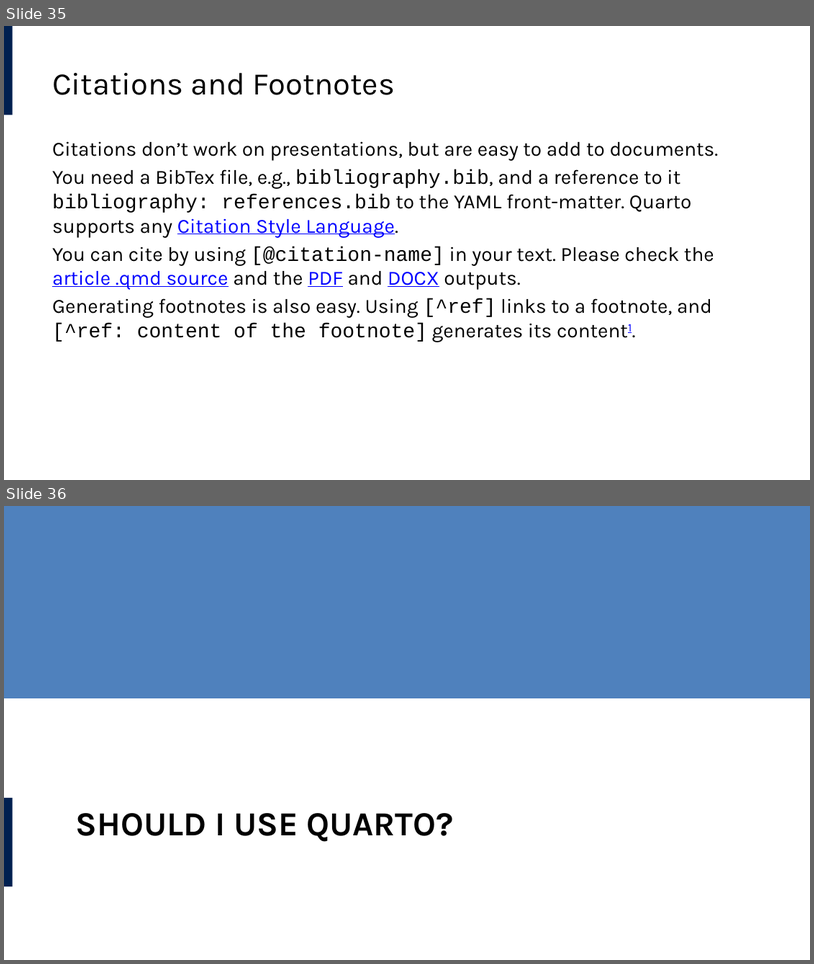
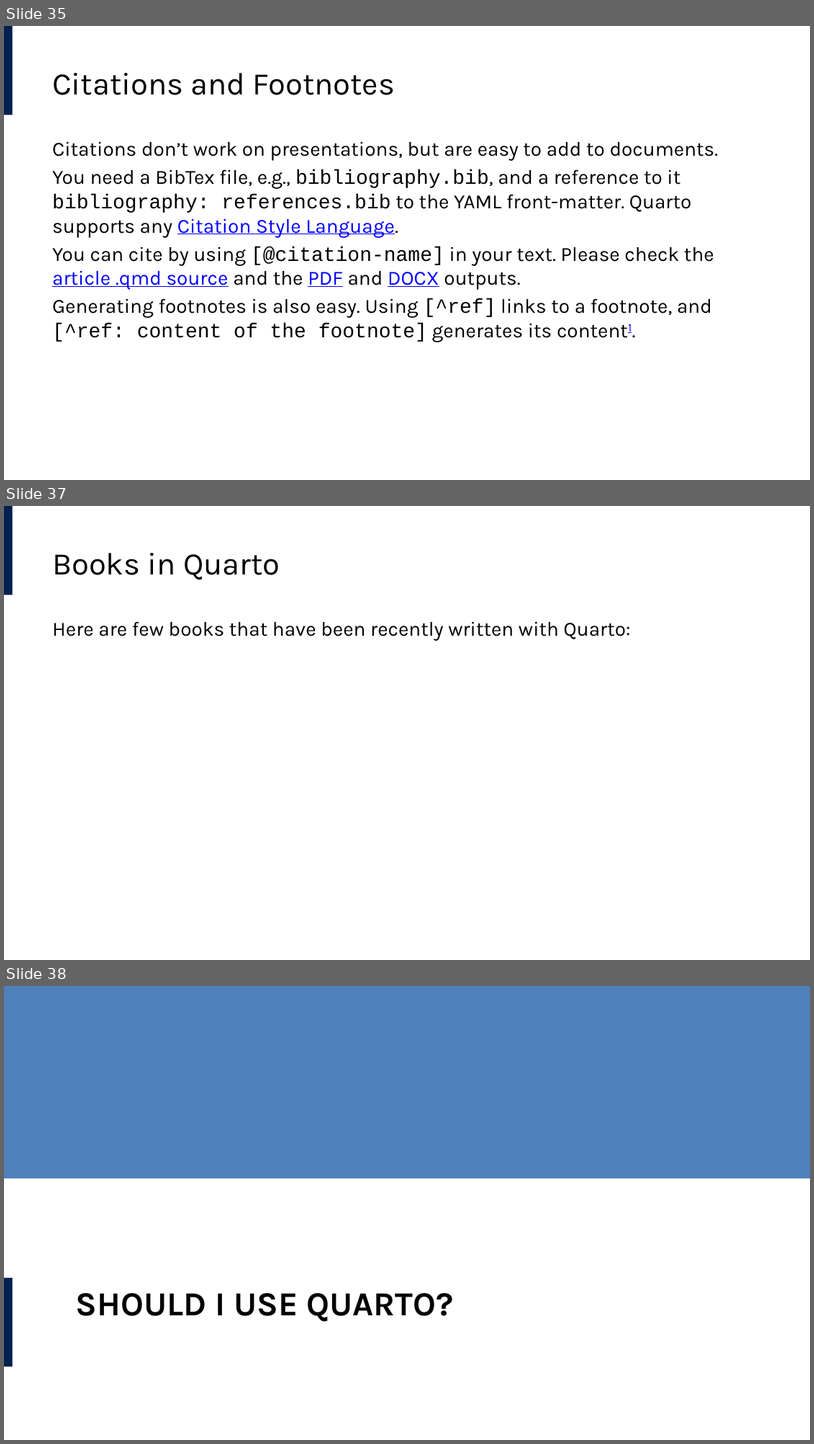
Before and after one commit to lucas-a-meyer/using-quarto, a slide deck: docs/presentation-orig.pptx. Shown one above the other, each under a label of ours: slides 35 and 36 before the commit, slides 35, 37 and 38 after it; the slides between them are not shown. The pictures are 814x964 and 814x1444 pixels, drawn with LibreOffice and Linux fonts; fonts in the diff are those of the drawing. Boxes give left, top, right and bottom in pixels: in the first picture for what was removed or moved away, otherwise in the second. Text is boxed around its words. In the diff, an @@ line names an element or a change of style, - is before the commit and + after.

```diff
--- a/docs/presentation-orig.pptx
+++ b/docs/presentation-orig.pptx
@@ slide 37 added at box(4, 506, 810, 960), background #FFFFFF; not listed: 1 template element that a slide beside it also shows @@
@@ title added at box(52, 553, 280, 580), 28 pt, text #000000 @@
+Books in Quarto
@@ text added at box(52, 621, 631, 641), 18 pt, text #000000 @@
+Here are few books that have been recently written with Quarto:
@@ what was slide 36 is now slide 38 @@
```
Also in this commit, not shown: 1 slide changed, 1 other slide added, 7 other files.
